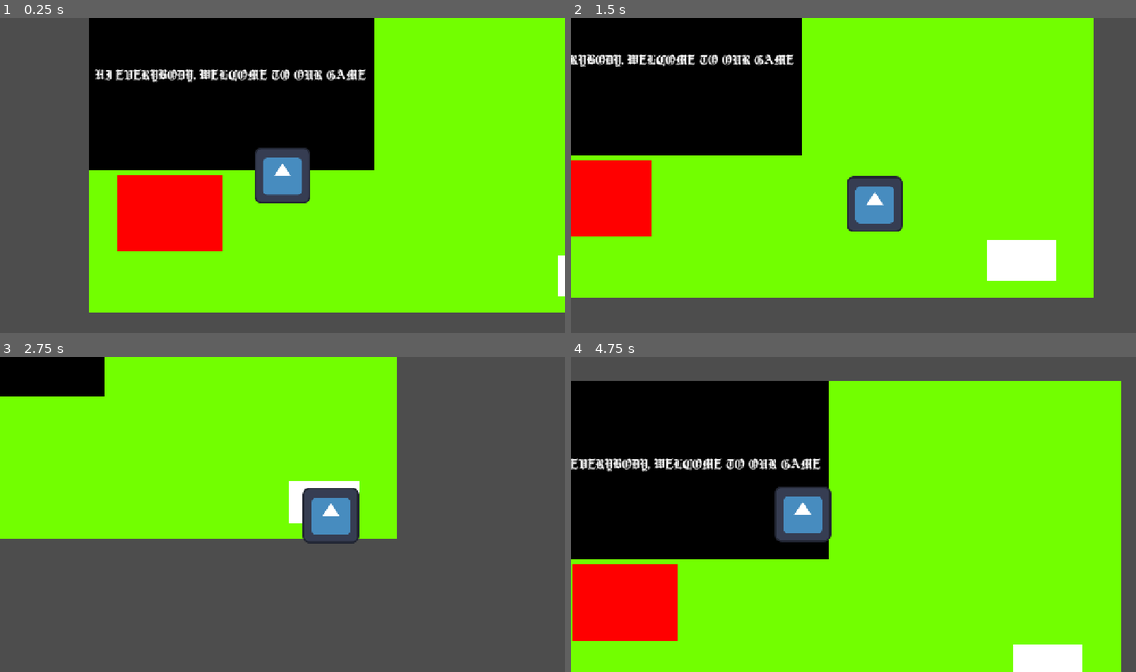
Above: before the commit, frames 1-4 (two rows, left to right).
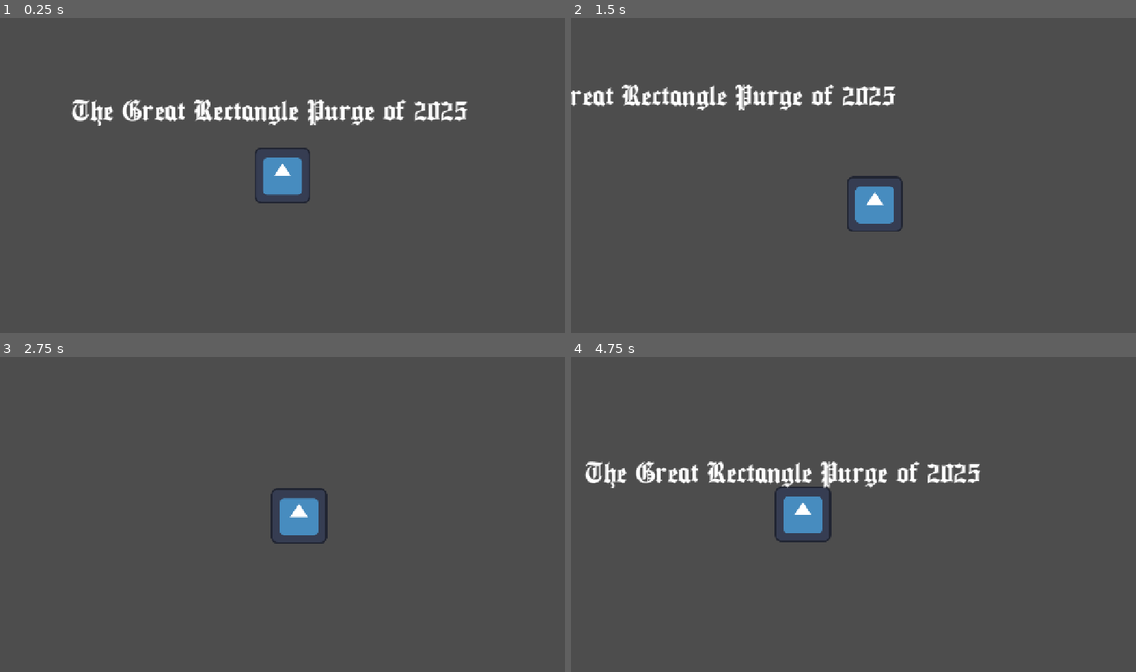
Above: after the commit, the same moments.

Repository: elliottfeltham/sussex-game-01
Game: Godot game, scene res://scenes/world.tscn
Two runs of this game, one before a commit and one after it. Both use one fixed random seed, a clock stepped at 60 frames per second and the inputs below. The engine's default icon, where the game draws it, is replaced by a stand-in: a white triangle on a blue panel in a dark square.
Inputs:
- Up to frame 1 (0.25 s): no input
- Up to frame 2 (1.5 s): tap Enter at 0.5 s; hold Right (ui_right) 0.53-1.28 s; hold Down (ui_down) from 1.28 s (still down)
- Up to frame 3 (2.75 s): release Down (ui_down) at 2.03 s; hold Right (ui_right) from 2.03 s (still down)
- Up to frame 4 (4.75 s): release Right (ui_right) at 2.78 s; hold Up (ui_up) 2.78-3.53 s; hold Left (ui_left) from 3.53 s (still down)

The runs differ from the first frame. In frame 1, 77% of the frame differs, in the area x 12-100%, y 0-94%; in frame 2, 80%; in frame 3, 40%; in frame 4, 88%, in the area x 0-98%, y 7-100%.

Commit message:
The great rectangle purge of 2025

Diff:
--- a/scenes/world.tscn
+++ b/scenes/world.tscn
@@ -17,60 +17,46 @@
 
 [sub_resource type="LabelSettings" id="LabelSettings_f3sb7"]
 font = ExtResource("2_4wyf3")
-font_size = 34
+font_size = 72
+
+[sub_resource type="RectangleShape2D" id="RectangleShape2D_rwgxs"]
+size = Vector2(911.17004, 65)
 
 [node name="Node2D" type="Node2D"]
 
-[node name="Background" type="ColorRect" parent="."]
-offset_right = 1319.0
-offset_bottom = 733.0
-color = Color(0.44705883, 1, 0, 1)
+[node name="PlayerScene" parent="." instance=ExtResource("1_rwgxs")]
+position = Vector2(659, 373)
 
-[node name="ColorRect" type="ColorRect" parent="."]
-offset_right = 652.0
-offset_bottom = 408.0
-color = Color(0, 0, 0, 1)
+[node name="Walls" type="StaticBody2D" parent="."]
 
-[node name="ColorRect2" type="ColorRect" parent="."]
-offset_left = 66.0
-offset_top = 419.0
-offset_right = 308.0
-offset_bottom = 594.0
-color = Color(1, 0, 0, 1)
-
-[node name="ColorRect(archie)" type="ColorRect" parent="."]
-offset_left = 1073.0
-offset_top = 602.0
-offset_right = 1232.0
-offset_bottom = 696.0
-
-[node name="Node2D" parent="." instance=ExtResource("1_rwgxs")]
-position = Vector2(443, 420)
-
-[node name="StaticBody2D" type="StaticBody2D" parent="."]
-
-[node name="CollisionShape2D4" type="CollisionShape2D" parent="StaticBody2D"]
+[node name="CollisionShape2D4" type="CollisionShape2D" parent="Walls"]
 position = Vector2(1335, 465)
 rotation = 1.5707964
 shape = SubResource("RectangleShape2D_f3sb7")
 
-[node name="CollisionShape2D3" type="CollisionShape2D" parent="StaticBody2D"]
+[node name="CollisionShape2D3" type="CollisionShape2D" parent="Walls"]
 position = Vector2(-14, 367)
 rotation = 1.5707964
 shape = SubResource("RectangleShape2D_fj7yv")
 
-[node name="CollisionShape2D" type="CollisionShape2D" parent="StaticBody2D"]
+[node name="CollisionShape2D" type="CollisionShape2D" parent="Walls"]
 position = Vector2(657, -18)
 shape = SubResource("RectangleShape2D_tlwt5")
 
-[node name="CollisionShape2D2" type="CollisionShape2D" parent="StaticBody2D"]
+[node name="CollisionShape2D2" type="CollisionShape2D" parent="Walls"]
 position = Vector2(661, 744)
 shape = SubResource("RectangleShape2D_aqk2v")
 
 [node name="Label" type="Label" parent="."]
-offset_left = 14.0
-offset_top = 170.0
-offset_right = 672.0
-offset_bottom = 308.0
-text = "HI EVERYBODY, WELCOME TO OUR GAME"
+offset_left = 178.0
+offset_top = 182.0
+offset_right = 1089.0
+offset_bottom = 270.0
+text = "The Great Rectangle Purge of 2025"
 label_settings = SubResource("LabelSettings_f3sb7")
+
+[node name="StaticBody2D" type="StaticBody2D" parent="."]
+
+[node name="CollisionShape2D" type="CollisionShape2D" parent="StaticBody2D"]
+position = Vector2(629.41504, 226.5)
+shape = SubResource("RectangleShape2D_rwgxs")
Not shown: 1 places in scenes/world.tscn that only renumber resources
